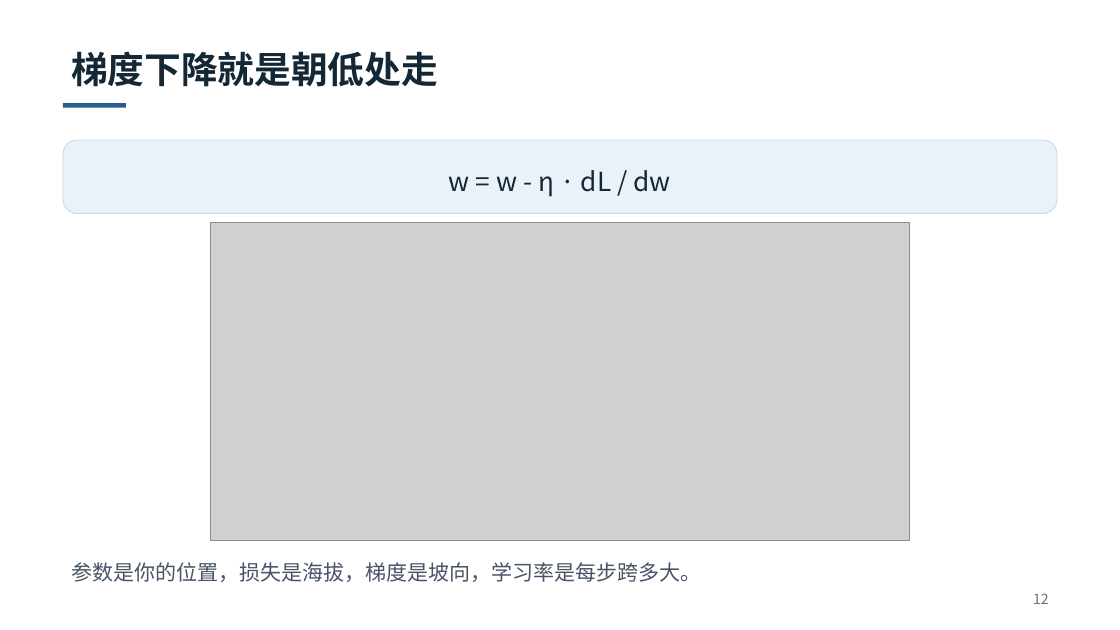
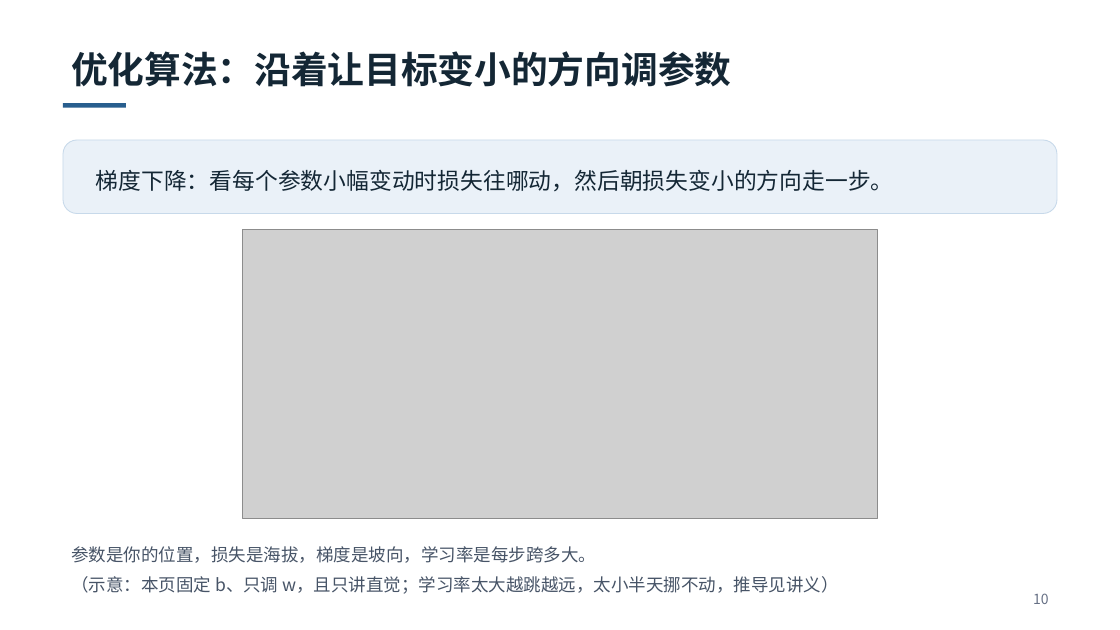
Before and after one commit to fjfjkk2717821463-cpu/Robo-Education-Recruitment, a slide deck: slide 10 of slides/机器学习基础-让程序从数据里找规律.pptx (slide 12 before the commit). Drawn at 1120x630 pixels with LibreOffice and Linux fonts; fonts in the diff are those of the drawing; grey boxes stand for pictures. Boxes give left, top, right and bottom in pixels: in the first picture for what was removed or moved away, otherwise in the second. Text is boxed around its words. In the diff, an @@ line names an element or a change of style, - is before the commit and + after.

```diff
--- a/slides/机器学习基础-让程序从数据里找规律.pptx
+++ b/slides/机器学习基础-让程序从数据里找规律.pptx
@@ text at [71, 51, 731, 87]: text changed @@
-梯度下降就是朝低处走
+优化算法：沿着让目标变小的方向调参数
@@ text at [96, 170, 894, 191]: text changed; size 22.5 to 19.5 pt @@
-w = w - η · dL / dw
+梯度下降：看每个参数小幅变动时损失往哪动，然后朝损失变小的方向走一步。
@@ picture: place and size @@
-picture at [210, 223, 910, 541]
+picture at [243, 229, 877, 518]
@@ text "参数是你的位置，损失是海拔，梯度是坡向，学习率是每步跨多大。": place and size @@
-text "参数是你的位置，损失是海拔，梯度是坡向，学习率是每步跨多大。" at [71, 562, 701, 582]
+text "参数是你的位置，损失是海拔，梯度是坡向，学习率是每步跨多大。" at [71, 546, 839, 594]
@@ text at [71, 546, 596, 563]: size 18 to 15 pt in "参数是你的位置，损失是海拔，梯度是坡向，学习率是每步跨多大。"; line spacing 1.3 to 1.45 @@
@@ text at [71, 576, 839, 594]: paragraph added @@
+（示意：本页固定 b、只调 w，且只讲直觉；学习率太大越跳越远，太小半天挪不动，推导见讲义）
@@ text at [1033, 593, 1049, 604]: text changed @@
-12
+10
```
Also in this commit, not shown: 15 other slides changed, 6 slides added, 4 slides removed, 3 other files.
